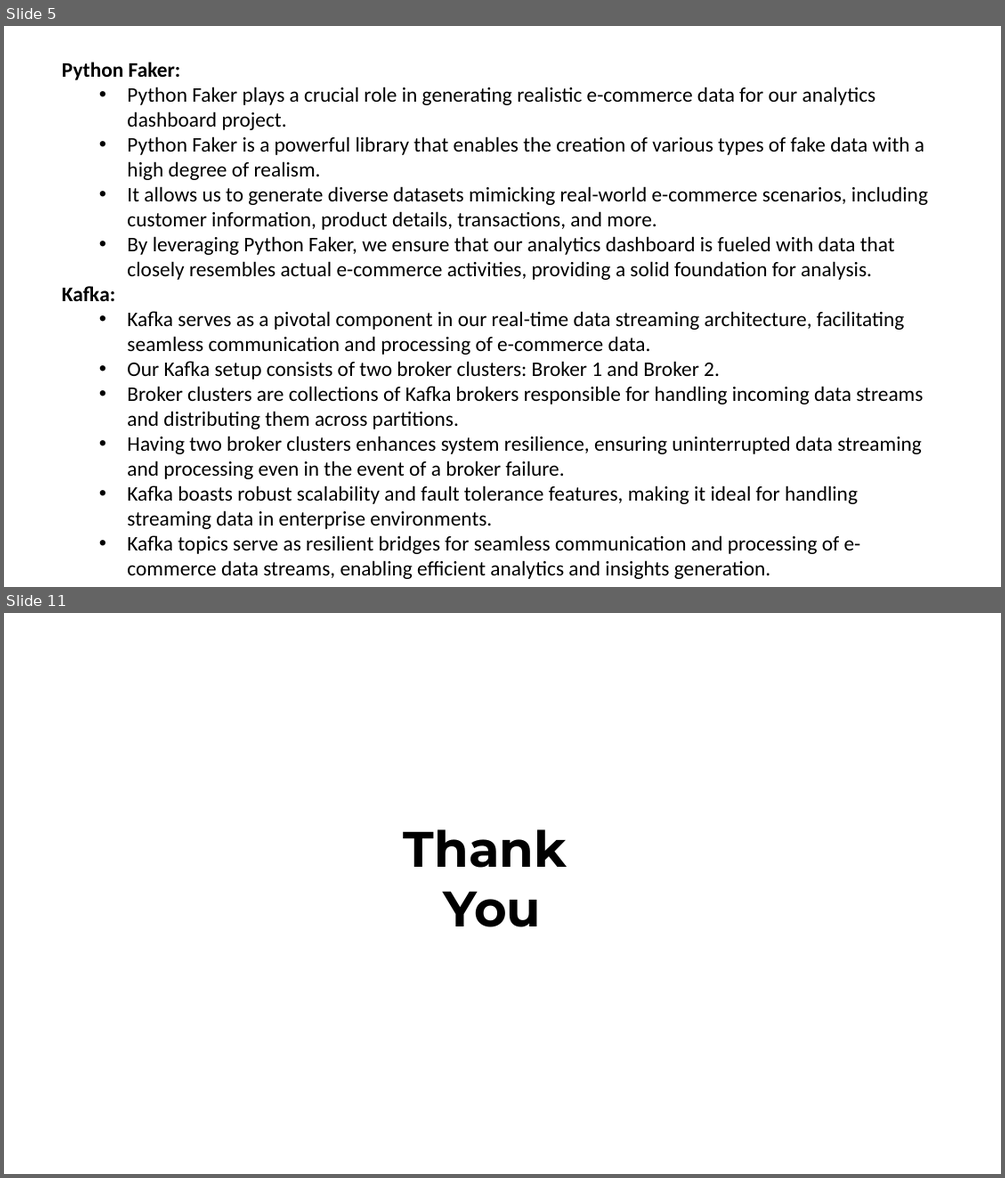
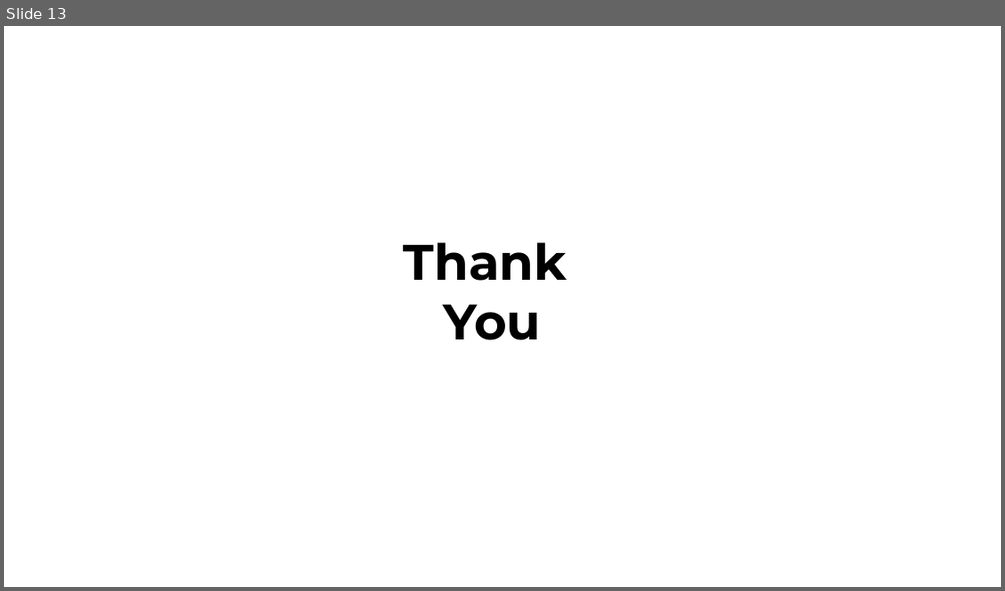
Before and after one commit to rushi0611/Real-Time-E-Commerce-Dashboard, a slide deck: Revised_Project_PPT.pptx. Shown one above the other, each under a label of ours: slides 5 and 11 before the commit, slide 13 after it; the slides between them are not shown. The pictures are 1005x1178 and 1005x591 pixels, drawn with LibreOffice and Linux fonts; fonts in the diff are those of the drawing. Boxes give left, top, right and bottom in pixels: in the first picture for what was removed or moved away, otherwise in the second. Text is boxed around its words. In the diff, an @@ line names an element or a change of style, - is before the commit and + after.

```diff
--- a/Revised_Project_PPT.pptx
+++ b/Revised_Project_PPT.pptx
@@ slide 5 removed at (x1=4, y1=26, x2=1001, y2=587), background #FFFFFF @@
@@ text removed at (x1=62, y1=62, x2=928, y2=579) @@
-Python Faker:
-  • Python Faker plays a crucial role in generating realistic e-commerce data for our analytics dashboard project.
-  • Python Faker is a powerful library that enables the creation of various types of fake data with a high degree of realism.
-  • It allows us to generate diverse datasets mimicking real-world e-commerce scenarios, including customer information, product details, transactions, and more.
-  • By leveraging Python Faker, we ensure that our analytics dashboard is fueled with data that closely resembles actual e-commerce activities, providing a solid foundation for analysis.
-Kafka:
-  • Kafka serves as a pivotal component in our real-time data streaming architecture, facilitating seamless communication and processing of e-commerce data.
-  • Our Kafka setup consists of two broker clusters: Broker 1 and Broker 2.
-  • Broker clusters are collections of Kafka brokers responsible for handling incoming data streams and distributing them across partitions.
-  • Having two broker clusters enhances system resilience, ensuring uninterrupted data streaming and processing even in the event of a broker failure.
-  • Kafka boasts robust scalability and fault tolerance features, making it ideal for handling streaming data in enterprise environments.
-  • Kafka topics serve as resilient bridges for seamless communication and processing of e-commerce data streams, enabling efficient analytics and insights generation.
@@ what was slide 11 is now slide 13 @@
```
Also in this commit, not shown: 5 slides changed, 7 slides added, 4 other slides removed.
